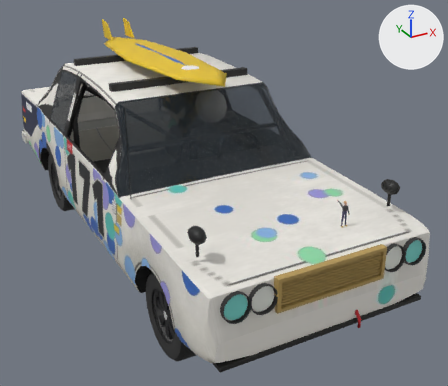
Two versions of the glTF model public/cars/field/models/171.glb, one commit apart.
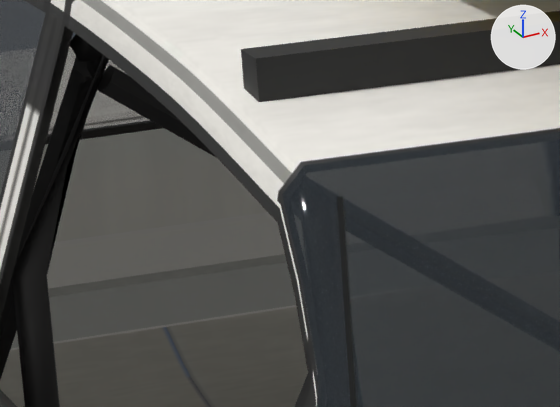
Old and new are each drawn whole from a 50 mm lens placed at (-1.92, -4.14, 2.48), pointed at (0.28, -0.16, 0.48) and again close up on the part from 16% to 36% of the width and 20% to 37% of the height. The lights are fixed; the arrows at upper right show +X, +Y and +Z. The first two pictures are the older version. Vertices at exactly the same position are counted once.

Script lines for the objects in view, before the commit:
```python
me_body_mesh = bpy.data.meshes.new('body_mesh')
me_body_mesh.from_pydata(...)  # 4116 vertices, 7368 faces; spans x -0.81..0.81, y -1.92..2.26, z 0.25..1.66
# faces by material slot: [7152, 216]
me_body_mesh.materials.append(mat_car171_livery)  # picture img_171_livery
me_body_mesh.materials.append(mat_car171_glass)  # dark blue #232c33
ob_body = bpy.data.objects.new('body', me_body_mesh)
ob_body.location = (0.0, 0.0, 0.0)
```
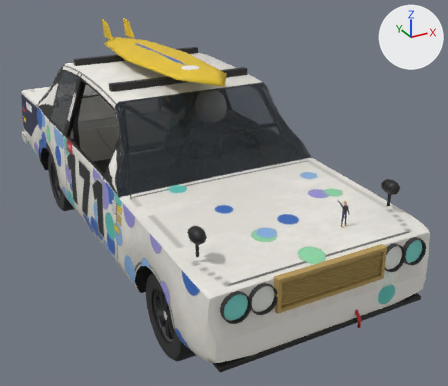
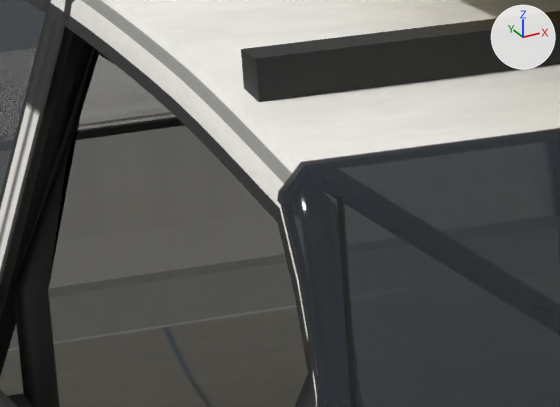
Changed parts and their boxes [x1, y1, x2, y2] in the close-ups (560 x 407 px; the box of a moved part takes in the faces that stretch with it):
part 1 of me_body_mesh, added: after [7, 393, 32, 407]
part 2 of me_body_mesh, moved or reshaped: before [0, 34, 217, 407]; after [0, 32, 114, 407]

What the commit changed:
me_body_mesh is used by ob_body; location (0.0, 0.0, 0.0).
me_body_mesh had 4116 vertices, 7368 faces and spanned x -0.81..0.81, y -1.92..2.26, z 0.25..1.66.
me_body_mesh now has 4130 vertices, 7388 faces and spans x -0.81..0.81, y -1.92..2.26, z 0.25..1.66.
me_body_mesh part 1: the loose piece of 12 vertices spanning x 0.68..0.72, y -0.54..0.59, z 0.59..0.88 is copied, and the copy is moved by (-1.4, 0.0, 0.0); it spans x -0.72..-0.68, y -0.54..0.59, z 0.59..0.88.
Part 2, on me_body_mesh:
28 vertices are removed from x -0.69..0.59, y 0.53..0.61, z 1.03..1.38.
83 faces are deleted.
13 vertices in x -0.58..0.58, y 0.57..0.59, z 1.28..1.3 move by (0.0, 0.0, 0.05).
8 vertices in x -0.68..0.69, y 0.56..0.6, z 1.03 move by (0.0, 0.0, -0.02).
5 vertices in x -0.55..0.55, y 0.57..0.6, z 1.31..1.34 move by (0.0, 0.0, 0.04).
3 vertices move from x -0.56..0.53, y 0.53..0.59, z 1.31..1.35 to x -0.56..0.53, y 0.58..0.59, z 1.31..1.35.
18 vertices are added at x -0.69..0.57, y 0.56..0.61, z 1.01..1.38.
63 new faces join them, mat_car171_livery (picture img_171_livery).
Other edits to the shape of me_body_mesh do not show in these pictures.
